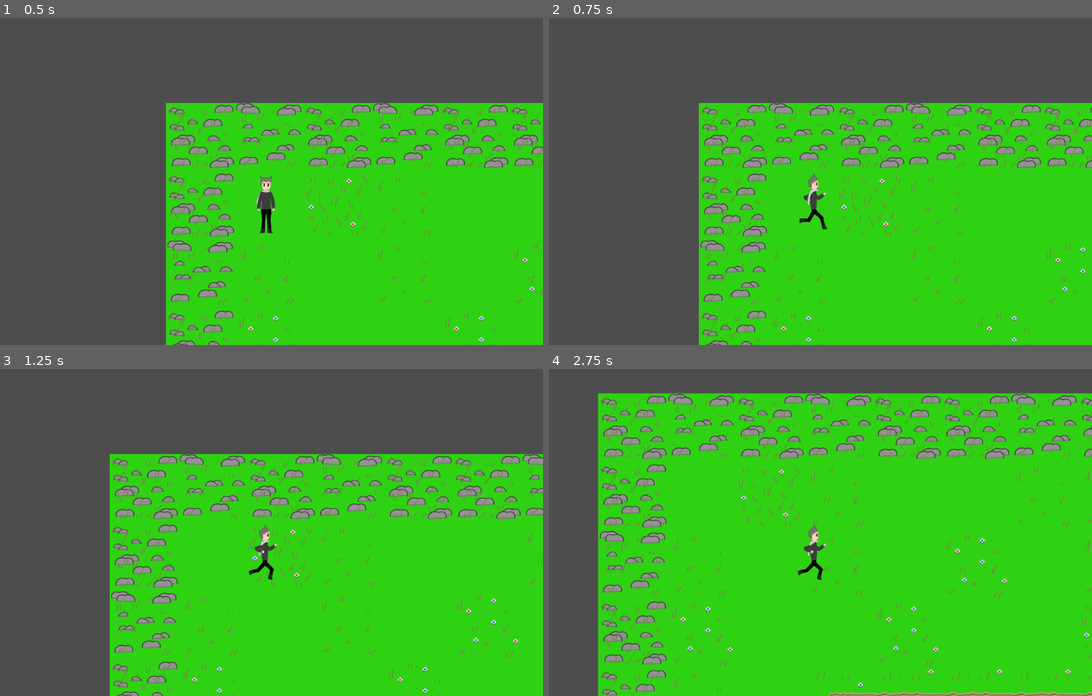
Above: before the commit, frames 1-4 (two rows, left to right).
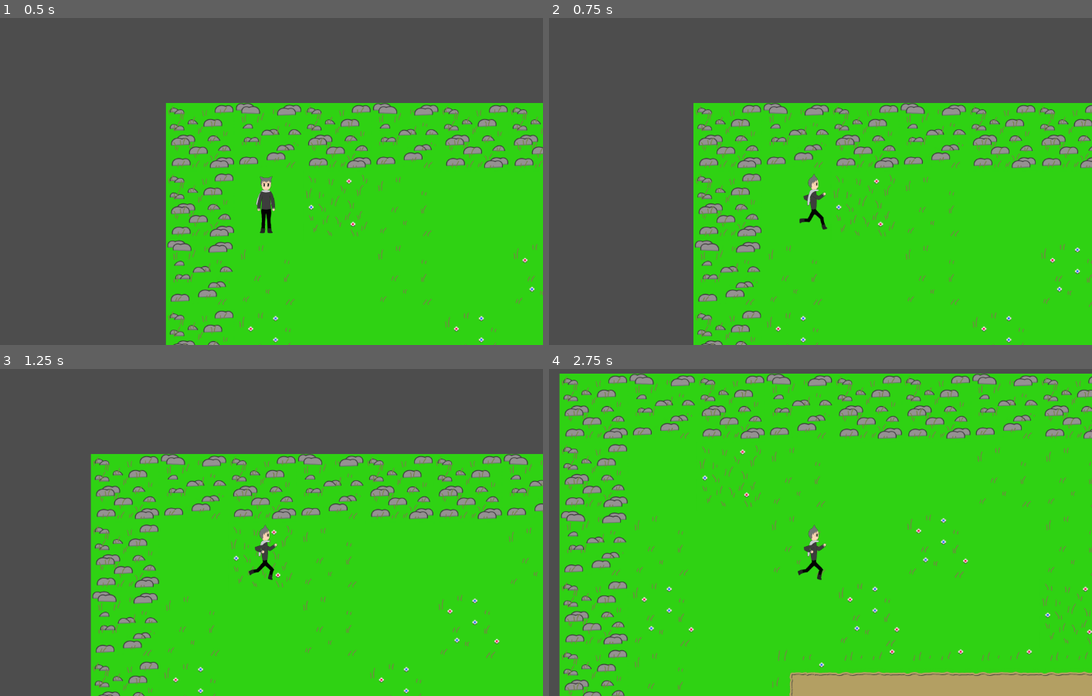
Above: after the commit, the same moments.

Repository: cfanguy/Sange-Godot-Prototype
Game: Godot game, scene res://scenes/world.tscn
Two runs of this game, one before a commit and one after it. Both use one fixed random seed, a clock stepped at 60 frames per second and the inputs below.
Inputs:
- Up to frame 1 (0.5 s): no input
- Up to frame 2 (0.75 s): tap Enter at 0.5 s; hold D (move_right) from 0.53 s (still down)
- Up to frame 3 (1.25 s): keep holding D (move_right)
- Up to frame 4 (2.75 s): release D (move_right) at 1.28 s; hold S (move_down) 1.28-2.03 s; hold D (move_right) from 2.03 s (still down)

Frame 1 is identical in both runs. In frame 2, 8.4% of the frame differs, in the area x 26-100%, y 26-100%; in frame 3, 14%; in frame 4, 29%, in the area x 1-100%, y 1-100%.

Commit message:
Added enemies, player detection, and chasing

Diff:
--- /dev/null
+++ b/SangeRPG/scenes/bat.tscn
@@ -0,0 +1,70 @@
+[gd_scene load_steps=10 format=3 uid="uid://svhidvp8bhy1"]
+
+[ext_resource type="Script" path="res://scripts/bat.gd" id="1_isgam"]
+[ext_resource type="Texture2D" uid="uid://d0ygc4wlec5e8" path="res://art/characters/Bat.png" id="2_bx5cc"]
+
+[sub_resource type="AtlasTexture" id="AtlasTexture_qi83r"]
+atlas = ExtResource("2_bx5cc")
+region = Rect2(0, 0, 256, 256)
+
+[sub_resource type="AtlasTexture" id="AtlasTexture_ytvwq"]
+atlas = ExtResource("2_bx5cc")
+region = Rect2(256, 0, 256, 256)
+
+[sub_resource type="AtlasTexture" id="AtlasTexture_wvev7"]
+atlas = ExtResource("2_bx5cc")
+region = Rect2(512, 0, 256, 256)
+
+[sub_resource type="AtlasTexture" id="AtlasTexture_01lqu"]
+atlas = ExtResource("2_bx5cc")
+region = Rect2(768, 0, 256, 256)
+
+[sub_resource type="SpriteFrames" id="SpriteFrames_ww3rr"]
+animations = [{
+"frames": [{
+"duration": 1.0,
+"texture": SubResource("AtlasTexture_qi83r")
+}, {
+"duration": 1.0,
+"texture": SubResource("AtlasTexture_ytvwq")
+}, {
+"duration": 1.0,
+"texture": SubResource("AtlasTexture_wvev7")
+}, {
+"duration": 1.0,
+"texture": SubResource("AtlasTexture_01lqu")
+}],
+"loop": true,
+"name": &"default",
+"speed": 5.0
+}]
+
+[sub_resource type="CapsuleShape2D" id="CapsuleShape2D_lskry"]
+radius = 31.0
+height = 140.0
+
+[sub_resource type="CircleShape2D" id="CircleShape2D_oiwuu"]
+radius = 802.122
+
+[node name="bat" type="CharacterBody2D"]
+script = ExtResource("1_isgam")
+
+[node name="AnimatedSprite2D" type="AnimatedSprite2D" parent="."]
+sprite_frames = SubResource("SpriteFrames_ww3rr")
+autoplay = "default"
+frame_progress = 0.703695
+
+[node name="CollisionShape2D" type="CollisionShape2D" parent="."]
+position = Vector2(-2, -13)
+rotation = 1.5708
+shape = SubResource("CapsuleShape2D_lskry")
+
+[node name="detection_area" type="Area2D" parent="."]
+collision_layer = 2
+collision_mask = 2
+
+[node name="CollisionShape2D" type="CollisionShape2D" parent="detection_area"]
+shape = SubResource("CircleShape2D_oiwuu")
+
+[connection signal="body_entered" from="detection_area" to="." method="_on_detection_area_body_entered"]
+[connection signal="body_exited" from="detection_area" to="." method="_on_detection_area_body_exited"]
--- a/SangeRPG/scenes/player.tscn
+++ b/SangeRPG/scenes/player.tscn
@@ -1,6 +1,6 @@
 [gd_scene load_steps=21 format=3 uid="uid://dtfknuiy5ui3t"]
 
-[ext_resource type="Script" path="res://player.gd" id="1_5aj1b"]
+[ext_resource type="Script" path="res://scripts/player.gd" id="1_pnp0k"]
 [ext_resource type="Texture2D" uid="uid://dr3685cldeif5" path="res://art/characters/Sange_Flattened256.png" id="3_wfkp8"]
 
 [sub_resource type="AtlasTexture" id="AtlasTexture_q4kyv"]
@@ -153,7 +153,8 @@
 height = 200.0
 
 [node name="player" type="CharacterBody2D"]
-script = ExtResource("1_5aj1b")
+collision_layer = 3
+script = ExtResource("1_pnp0k")
 
 [node name="AnimatedSprite2D" type="AnimatedSprite2D" parent="."]
 position = Vector2(2.08165e-12, 2.08165e-12)
--- /dev/null
+++ b/SangeRPG/scenes/slime.tscn
@@ -0,0 +1,70 @@
+[gd_scene load_steps=10 format=3 uid="uid://b607sh2bm8c3c"]
+
+[ext_resource type="Texture2D" uid="uid://dvnuiuqxdy1wb" path="res://art/characters/Slime.png" id="1_4gqfi"]
+[ext_resource type="Script" path="res://scripts/slime.gd" id="1_w78ug"]
+
+[sub_resource type="AtlasTexture" id="AtlasTexture_cn630"]
+atlas = ExtResource("1_4gqfi")
+region = Rect2(0, 0, 256, 256)
+
+[sub_resource type="AtlasTexture" id="AtlasTexture_fp365"]
+atlas = ExtResource("1_4gqfi")
+region = Rect2(256, 0, 256, 256)
+
+[sub_resource type="AtlasTexture" id="AtlasTexture_wi3nq"]
+atlas = ExtResource("1_4gqfi")
+region = Rect2(512, 0, 256, 256)
+
+[sub_resource type="AtlasTexture" id="AtlasTexture_s00h7"]
+atlas = ExtResource("1_4gqfi")
+region = Rect2(768, 0, 256, 256)
+
+[sub_resource type="SpriteFrames" id="SpriteFrames_ww3rr"]
+animations = [{
+"frames": [{
+"duration": 1.0,
+"texture": SubResource("AtlasTexture_cn630")
+}, {
+"duration": 1.0,
+"texture": SubResource("AtlasTexture_fp365")
+}, {
+"duration": 1.0,
+"texture": SubResource("AtlasTexture_wi3nq")
+}, {
+"duration": 1.0,
+"texture": SubResource("AtlasTexture_s00h7")
+}],
+"loop": true,
+"name": &"default",
+"speed": 5.0
+}]
+
+[sub_resource type="CapsuleShape2D" id="CapsuleShape2D_lskry"]
+radius = 31.0
+height = 92.0
+
+[sub_resource type="CircleShape2D" id="CircleShape2D_oiwuu"]
+radius = 688.123
+
+[node name="slime" type="CharacterBody2D"]
+script = ExtResource("1_w78ug")
+
+[node name="AnimatedSprite2D" type="AnimatedSprite2D" parent="."]
+sprite_frames = SubResource("SpriteFrames_ww3rr")
+autoplay = "default"
+frame_progress = 0.703695
+
+[node name="CollisionShape2D" type="CollisionShape2D" parent="."]
+position = Vector2(2.13163e-14, -31)
+rotation = 1.5708
+shape = SubResource("CapsuleShape2D_lskry")
+
+[node name="detection_area" type="Area2D" parent="."]
+collision_layer = 2
+collision_mask = 2
+
+[node name="CollisionShape2D" type="CollisionShape2D" parent="detection_area"]
+shape = SubResource("CircleShape2D_oiwuu")
+
+[connection signal="body_entered" from="detection_area" to="." method="_on_detection_area_body_entered"]
+[connection signal="body_exited" from="detection_area" to="." method="_on_detection_area_body_exited"]
--- a/SangeRPG/scenes/world.tscn
+++ b/SangeRPG/scenes/world.tscn
@@ -1,7 +1,9 @@
-[gd_scene load_steps=5 format=3 uid="uid://1njtrwd5mm6d"]
+[gd_scene load_steps=7 format=3 uid="uid://1njtrwd5mm6d"]
 
 [ext_resource type="Texture2D" uid="uid://unx5vplad6qu" path="res://art/tilesets/TileSprites.png" id="1_v5aai"]
 [ext_resource type="PackedScene" uid="uid://dtfknuiy5ui3t" path="res://scenes/player.tscn" id="2_qwg3d"]
+[ext_resource type="PackedScene" uid="uid://b607sh2bm8c3c" path="res://scenes/slime.tscn" id="3_bv4nq"]
+[ext_resource type="PackedScene" uid="uid://svhidvp8bhy1" path="res://scenes/bat.tscn" id="4_p5500"]
 
 [sub_resource type="TileSetAtlasSource" id="TileSetAtlasSource_nlacb"]
 texture = ExtResource("1_v5aai")
@@ -260,3 +262,9 @@
 [node name="RemoteTransform2D" type="RemoteTransform2D" parent="player"]
 position = Vector2(-117, -123)
 remote_path = NodePath("../../Camera2D")
+
+[node name="slime" parent="." instance=ExtResource("3_bv4nq")]
+position = Vector2(601, 1634)
+
+[node name="slime2" parent="." instance=ExtResource("4_p5500")]
+position = Vector2(2283, 710)
--- /dev/null
+++ b/SangeRPG/scripts/bat.gd
@@ -0,0 +1,23 @@
+extends CharacterBody2D
+
+var speed = 200
+var player_chasing = false
+var player = null
+
+func _physics_process(delta):
+	if player_chasing:
+		position += (player.position - position) / speed
+
+		if (player.position.x - position.x) < 0:
+			$AnimatedSprite2D.flip_h = true
+		else:
+			$AnimatedSprite2D.flip_h = false
+
+func _on_detection_area_body_entered(body):
+	player = body
+	player_chasing = true
+
+
+func _on_detection_area_body_exited(body):
+	player = null
+	player_chasing = false
--- a/SangeRPG/player.gd
+++ b/SangeRPG/scripts/player.gd
@@ -1,7 +1,7 @@
 extends CharacterBody2D
 
 
-const speed = 300
+const speed = 400
 var direction = "down"
 
 @onready var anim = $AnimatedSprite2D
--- /dev/null
+++ b/SangeRPG/scripts/slime.gd
@@ -0,0 +1,23 @@
+extends CharacterBody2D
+
+var speed = 250
+var player_chasing = false
+var player = null
+
+func _physics_process(delta):
+	if player_chasing:
+		position += (player.position - position) / speed
+
+		if (player.position.x - position.x) < 0:
+			$AnimatedSprite2D.flip_h = true
+		else:
+			$AnimatedSprite2D.flip_h = false
+
+func _on_detection_area_body_entered(body):
+	player = body
+	player_chasing = true
+
+
+func _on_detection_area_body_exited(body):
+	player = null
+	player_chasing = false
Binary file added: SangeRPG/art/characters/Bat.png
Not shown, added: SangeRPG/art/characters/Bat.png.import
Binary file added: SangeRPG/art/characters/Slime.png
Not shown, added: SangeRPG/art/characters/Slime.png.import
